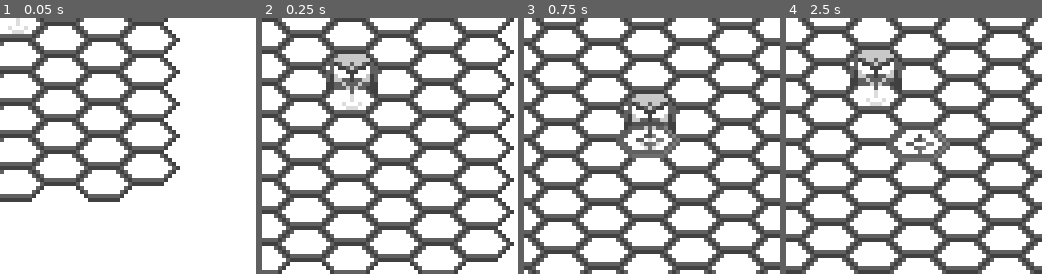
Above: before the commit, frames 1-4 (left to right).
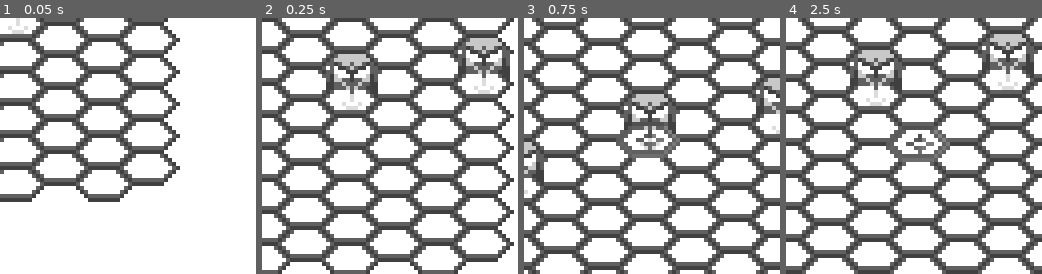
Above: after the commit, the same moments.

Repository: ObsidianBlk/TacCom
Game: Godot game, scene res://World.tscn
Two runs of this game, one before a commit and one after it. Both use one fixed random seed, a clock stepped at 60 frames per second and the inputs below.
Inputs (mouse positions are in pixels of both pictures, inside the frame that each line leads up to):
- Up to frame 1 (0.05 s): no input
- Up to frame 2 (0.25 s): no input
- Up to frame 3 (0.75 s): tap Enter at 0.5 s; move the mouse to (708, 133) at 0.52 s; hold D (down_right) from 0.53 s (still down); hold ` (freelook) from 0.53 s (still down); click (708, 133) at 0.67 s
- Up to frame 4 (2.5 s): tap Space at 1.25 s; move the mouse to (862, 158) at 1.27 s; release D (down_right) at 1.28 s; release ` (freelook) at 1.28 s; hold S (down) 1.28-2.03 s; tap ` (freelook) at 1.35 s; move the mouse to (939, 89) at 2.02 s; hold D (down_right) from 2.03 s (still down); hold ` (freelook) from 2.03 s (still down)

Frame 1 is identical in both runs. In frame 2, 2.1% of the frame differs, in the area x 76-97%, y 7-30%; in frame 3, 1.5%; in frame 4, 2.0%.

Commit message:
Region will emit a signal when ships are added or removed from the region. World now creates three ships. PlayerCTRL can cycle through ships and return to the currently selected ship after a freelook.

Diff:
--- a/Object/Cursor/Cursor.gd
+++ b/Object/Cursor/Cursor.gd
@@ -45,7 +45,6 @@
 	set_process_unhandled_input(false)
 
 func _unhandled_input(event):
-	print("Cursor Input")
 	if event.is_action_pressed("up", false):
 		shift_to_edge(Hexmap.EDGE.UP)
 	if event.is_action_pressed("up_left", false):
@@ -92,5 +91,4 @@
 	visible = true
 	var parent = get_parent()
 	if parent is Region:
-		print("Cursor Parent is Region")
 		parent.set_target_node(self)
--- a/Object/Ship/Ship.gd
+++ b/Object/Ship/Ship.gd
@@ -5,7 +5,7 @@
 # -----------------------------------------------------------
 # Signals
 # -----------------------------------------------------------
-
+signal turn_complete
 
 # -----------------------------------------------------------
 # Constants and Enums
@@ -44,10 +44,10 @@
 # -----------------------------------------------------------
 func _set_faction(f : String, force : bool = true) -> void:
 	if f != "" and (f != faction or force):
-		if faction != "":
+		if faction != "" and is_in_group(faction):
 			remove_from_group(faction)
 		add_to_group(f)
-	elif f == "" and faction != "":
+	elif f == "" and faction != "" and is_in_group(faction):
 		remove_from_group(faction)
 	faction = f
 
@@ -94,10 +94,8 @@
 # Override Methods
 # -----------------------------------------------------------
 func _ready() -> void:
-	print("Ship Ready")
 	sprite = get_node("Sprite")
 	if sprite:
-		print("Setting Sprite Up")
 		sprite.texture = texture
 		sprite.material.set_shader_param("color_3_to", light_color)
 		sprite.material.set_shader_param("color_1_to", mid_color)
@@ -115,8 +113,6 @@
 	mid_structure.connect_to(fore_structure, true)
 	mid_structure.connect_to(aft_structure, true)
 
-func _enter_tree():
-	print("Added to Tree")
 
 
 # -----------------------------------------------------------
@@ -172,6 +168,10 @@
 		set_facing(facing + deg if incremental else deg)
 		shift_to_facing()
 
+func process_turn() -> void:
+	pass
+
+
 # -----------------------------------------------------------
 # Handler Methods
 # -----------------------------------------------------------
--- a/Object/Ship/Ship.tscn
+++ b/Object/Ship/Ship.tscn
@@ -27,6 +27,9 @@
 
 [node name="Ship" type="Node2D"]
 script = ExtResource( 3 )
+light_color = Color( 1, 0, 0, 1 )
+mid_color = Color( 0, 0, 0, 1 )
+dark_color = Color( 0, 1, 0.180392, 1 )
 
 [node name="Sprite" type="Sprite" parent="."]
 material = SubResource( 1 )
--- a/Scenes/Region/Hexmap.gd
+++ b/Scenes/Region/Hexmap.gd
@@ -162,7 +162,7 @@
 		return
 
 	_RemoveGrid()
-	hex_image.get_width()
+	#hex_image.get_width()
 	var width = floor((viewport_size.x / hex_offset.x)) + 2
 	var height = floor((viewport_size.y / (hex_offset.y * 2))) +2
 	#var width = floor(viewport_size.x / hex_image.get_width()) + 2
--- a/Scenes/Region/Region.gd
+++ b/Scenes/Region/Region.gd
@@ -7,6 +7,8 @@
 # Signals
 # -----------------------------------------------------------
 signal hexmap(hm)
+signal ship_added(ship)
+signal ship_removed(ship)
 
 # -----------------------------------------------------------
 # Export Variables
@@ -55,7 +57,7 @@
 # "Private" Methods
 # -----------------------------------------------------------
 
-func _add_entity(ent : Entity, ent_container : Node2D) -> void:
+func _add_entity(ent : Entity, ent_container : Node2D, signal_name : String = "") -> void:
 	var ent_parent = ent.get_parent()
 	if ent_parent == ent_container:
 		return
@@ -63,12 +65,15 @@
 		ent_parent.remove_child(ent)
 	ent_container.add_child(ent)
 	ent.set_hexmap(hexmap_node)
+	if signal_name != "":
+		emit_signal(signal_name, ent)
 
-func _remove_entity(ent : Entity, ent_container : Node2D) -> void:
+func _remove_entity(ent : Entity, ent_container : Node2D, signal_name : String = "") -> void:
 	var ent_parent = ent.get_parent()
 	if ent_parent == ent_container:
 		ent_parent.remove_child(ent)
 		ent.clear_hexmap()
+		emit_signal(signal_name, ent)
 
 # -----------------------------------------------------------
 # Methods
@@ -85,10 +90,10 @@
 		camera_node.current = true
 
 func add_ship(ship : Ship) -> void:
-	_add_entity(ship, ship_container)
+	_add_entity(ship, ship_container, "ship_added")
 
 func remove_ship(ship : Ship) -> void:
-	_remove_entity(ship, ship_container)
+	_remove_entity(ship, ship_container, "ship_removed")
 
 func add_env(env : Entity) -> void:
 	_add_entity(env, env_container)
@@ -98,9 +103,10 @@
 
 func get_ships_in_faction(faction_name : String) -> Array:
 	var sig = []
-	for ship in ship_container.get_children():
-		if ship.is_in_group(faction_name):
-			sig.append(ship)
+	if ship_container:
+		for ship in ship_container.get_children():
+			if ship.is_in_group(faction_name):
+				sig.append(ship)
 	return sig
 
 # -----------------------------------------------------------
--- a/Scripts/Entity.gd
+++ b/Scripts/Entity.gd
@@ -35,7 +35,7 @@
 # Override Methods
 # -----------------------------------------------------------
 func _ready() -> void:
-	call_deferred("set_coord", coord)
+	pass
 
 # -----------------------------------------------------------
 # "Private" Methods
--- a/Scripts/PlayerCTRL.gd
+++ b/Scripts/PlayerCTRL.gd
@@ -8,31 +8,65 @@
 # -----------------------------------------------------------
 # Variables
 # -----------------------------------------------------------
-export var faction : String = ""
+export var faction : String = ""		setget _set_faction
 
+var region_node : Region = null
 
-var cur_ship : Ship = null
+var _ships = []
+var _ship_idx = -1
 
 # -----------------------------------------------------------
 # Setters/Getters
 # -----------------------------------------------------------
 
+func _set_faction(fac : String, force : bool = false) -> void:
+	if fac != faction or force:
+		faction = fac
+		if region_node != null:
+			print("Trying to set faction")
+			_ships = region_node.get_ships_in_faction(faction)
+			print("Obtained ", _ships.size(), " ships")
+			_ship_idx = 0 if _ships.size() > 0 else -1
+			if _ship_idx >= 0:
+				region_node.set_target_node(_ships[_ship_idx])
+
+
 # -----------------------------------------------------------
 # Override Methods
 # -----------------------------------------------------------
+func _ready() -> void:
+	var parent = get_parent()
+	if parent is Region:
+		region_node = parent
+
 
 func _unhandled_input(event):
 	if event.is_action_pressed("freelook", false):
 		set_process_unhandled_input(false)
-		if cur_ship:
-			emit_signal("freelook", cur_ship.coord)
+		if _ship_idx >= 0:
+			emit_signal("freelook", _ships[_ship_idx].coord)
 		else:
 			emit_signal("freelook", Vector2.ZERO)
+	if event.is_action_pressed("next_ship", false):
+		if _ship_idx >= 0:
+			_ship_idx += 1
+			if _ship_idx == _ships.size():
+				_ship_idx = 0
+			_focus_ship()
+	if event.is_action_pressed("prev_ship", false):
+		if _ship_idx >= 0:
+			_ship_idx -= 1
+			if _ship_idx < 0:
+				_ship_idx += _ships.size()
+			_focus_ship()
+
 
 # -----------------------------------------------------------
 # Private Methods
 # -----------------------------------------------------------
-
+func _focus_ship() -> void:
+	if _ship_idx >= 0 and _ship_idx < _ships.size() and region_node != null:
+		region_node.set_target_node(_ships[_ship_idx])
 
 # -----------------------------------------------------------
 # Public Methods
@@ -43,9 +77,19 @@
 # Handler Methods
 # -----------------------------------------------------------
 
+func _on_game_ready() -> void:
+	print("Handling Ready")
+	_set_faction(faction, true)
+
 func _on_freelook_exit() -> void:
 	set_process_unhandled_input(true)
-	if cur_ship:
-		var parent = get_parent()
-		if parent is Region:
-			parent.set_target_node(cur_ship)
+	if _ship_idx >= 0 and region_node != null:
+		region_node.set_target_node(_ships[_ship_idx])
+
+
+func _on_ship_added(ship : Ship):
+	if ship.faction == faction:
+		_ships.append(ship)
+		if _ship_idx < 0:
+			_ship_idx = 0
+			_focus_ship()
--- a/World.gd
+++ b/World.gd
@@ -1,4 +1,6 @@
 extends Node2D
+
+signal game_ready
 
 onready var logo_node = get_node_or_null("Logo")
 onready var region = get_node_or_null("Region")
@@ -13,15 +15,23 @@
 	Factions.set_relation("TAC", "COM", -100, true)
 
 	if region != null:
-		var ship = Ship_Node.instance()
-		ship.texture = load("res://Assets/Graphics/TAC_Ship.png")
-		ship.light_color = Color("#ded6d2")
-		ship.mid_color = Color("#a4a28c")
-		ship.dark_color = Color("#838164")
-		ship.faction = "TAC"
-		print("Adding ship to region")
-		region.add_ship(ship)
-		region.set_target_node(ship)
+		call_deferred("_add_ships")
+
+func _add_ships() -> void:
+	_add_ship_to_region(Vector2.ZERO)
+	_add_ship_to_region(Vector2(-3, 1))
+	_add_ship_to_region(Vector2(3, -1))
+	emit_signal("game_ready")
+
+func _add_ship_to_region(coord : Vector2) -> void:
+	var ship = Ship_Node.instance()
+	ship.texture = load("res://Assets/Graphics/TAC_Ship.png")
+	ship.light_color = Color("#ded6d2")
+	ship.mid_color = Color("#a4a28c")
+	ship.dark_color = Color("#838164")
+	ship.faction = "TAC"
+	region.add_ship(ship)
+	ship.coord = coord
 
 func _on_logo_complete() -> void:
 	remove_child(logo_node)
--- a/World.tscn
+++ b/World.tscn
@@ -23,6 +23,7 @@
 
 [node name="PlayerCTRL" type="Node" parent="Region"]
 script = ExtResource( 3 )
+faction = "TAC"
 
 [node name="Cursor" parent="Region" instance=ExtResource( 5 )]
 
@@ -42,6 +43,8 @@
 "_edit_use_anchors_": false
 }
 
+[connection signal="game_ready" from="." to="Region/PlayerCTRL" method="_on_game_ready"]
 [connection signal="hexmap" from="Region" to="Region/Cursor" method="_on_hexmap"]
+[connection signal="ship_added" from="Region" to="Region/PlayerCTRL" method="_on_ship_added"]
 [connection signal="freelook" from="Region/PlayerCTRL" to="Region/Cursor" method="_on_freelook"]
 [connection signal="freelook_exit" from="Region/Cursor" to="Region/PlayerCTRL" method="_on_freelook_exit"]
--- a/project.godot
+++ b/project.godot
@@ -120,6 +120,16 @@
 "events": [ Object(InputEventKey,"resource_local_to_scene":false,"resource_name":"","device":0,"alt":false,"shift":false,"control":false,"meta":false,"command":false,"pressed":false,"scancode":96,"unicode":0,"echo":false,"script":null)
  ]
 }
+next_ship={
+"deadzone": 0.5,
+"events": [ Object(InputEventKey,"resource_local_to_scene":false,"resource_name":"","device":0,"alt":false,"shift":false,"control":false,"meta":false,"command":false,"pressed":false,"scancode":69,"unicode":0,"echo":false,"script":null)
+ ]
+}
+prev_ship={
+"deadzone": 0.5,
+"events": [ Object(InputEventKey,"resource_local_to_scene":false,"resource_name":"","device":0,"alt":false,"shift":false,"control":false,"meta":false,"command":false,"pressed":false,"scancode":81,"unicode":0,"echo":false,"script":null)
+ ]
+}
 
 [physics]
 
